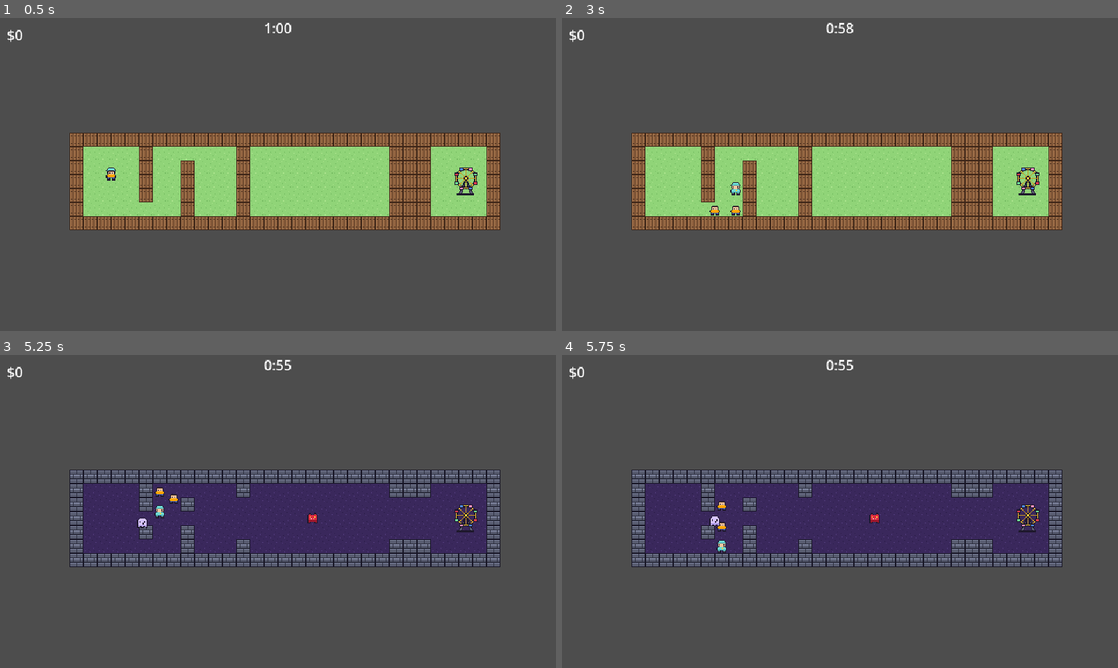
Above: before the commit, frames 1-4 (two rows, left to right).
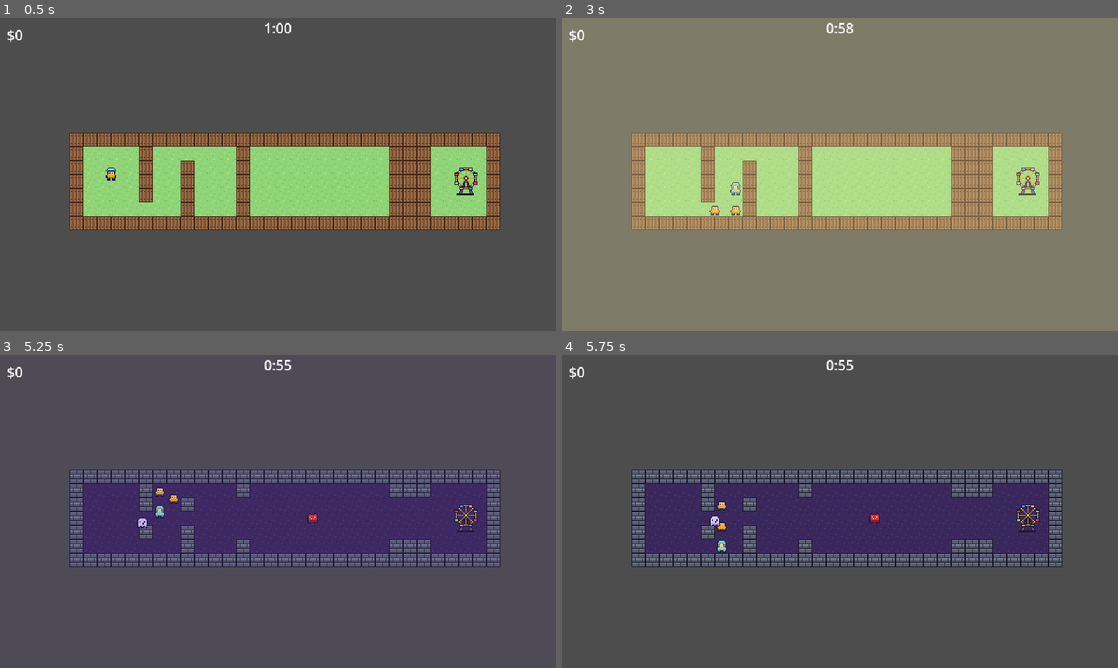
Above: after the commit, the same moments.

Repository: jonjud/night-shift-tour
Game: Godot game, scene res://scenes/main.tscn
Two runs of this game, one before a commit and one after it. Both use one fixed random seed, a clock stepped at 60 frames per second and the inputs below.
Inputs:
- Up to frame 1 (0.5 s): no input
- Up to frame 2 (3 s): tap Enter at 0.5 s; hold D (move_right) 0.53-1.28 s; hold Shift (shift_world) 0.53-1.28 s; tap R (restart) at 1.25, 2 s; hold S (move_down) 1.28-2.03 s; tap Shift (shift_world) at 1.35, 2.85 s; hold D (move_right) 2.03-2.78 s; hold Shift (shift_world) 2.03-2.78 s; hold W (move_up) from 2.78 s (still down)
- Up to frame 3 (5.25 s): tap R (restart) at 3.5, 4.25, 5 s; release W (move_up) at 3.53 s; hold Shift (shift_world) 3.53-4.28 s; hold A (move_left) 3.53-5.03 s; tap Shift (shift_world) at 4.35 s; hold S (move_down) from 5.03 s (still down); hold Shift (shift_world) from 5.03 s (still down)
- Up to frame 4 (5.75 s): keep holding S (move_down); keep holding Shift (shift_world)

Frame 1 is identical in both runs. In frame 2, 100% of the frame differs, in the area x 0-100%, y 0-100%; in frame 3, less than 0.1%; in frame 4, nothing differs.

Commit message:
Chunk 19a: world-shift screen pulse transition

Diff:
--- a/scenes/main.tscn
+++ b/scenes/main.tscn
@@ -63,6 +63,15 @@
 
 [node name="FlashLayer" type="CanvasLayer" parent="." unique_id=317446317]
 
+[node name="ShiftFlash" type="ColorRect" parent="FlashLayer" unique_id=62221932]
+modulate = Color(1, 1, 1, 0)
+anchors_preset = 15
+anchor_right = 1.0
+anchor_bottom = 1.0
+grow_horizontal = 2
+grow_vertical = 2
+mouse_filter = 2
+
 [node name="RedFlash" type="ColorRect" parent="FlashLayer" unique_id=1183970073]
 modulate = Color(1, 1, 1, 0)
 anchors_preset = 15
--- a/scripts/main.gd
+++ b/scripts/main.gd
@@ -8,6 +8,7 @@
 @onready var day_layer : TileMapLayer = $DayLayer
 @onready var night_layer : TileMapLayer = $NightLayer
 @onready var red_flash: ColorRect = $FlashLayer/RedFlash
+@onready var shift_flash: ColorRect = $FlashLayer/ShiftFlash
 @onready var money_label: Label = $HUD/MoneyLabel
 @onready var goal: Node2D = $FerrisWheel
 @onready var time_label: Label = $HUD/TimeLabel
@@ -55,6 +56,7 @@
 		is_night = not is_night
 		cooldown_left = SHIFT_COOLDOWN
 		_apply_world()
+		_shift_flash(is_night)
 		print("Shifted! is_night = ", is_night)
 
 func _apply_world() -> void:
@@ -85,6 +87,12 @@
 	red_flash.modulate.a = 1.0
 	create_tween().tween_property(red_flash, "modulate:a", 0.0, 0.3)
 
+# screen pulse on world shift: purple -> night, warm yellow -> day
+func _shift_flash(to_night: bool) -> void:
+	shift_flash.color = Color(0.35, 0.2, 0.6) if to_night else Color(1.0, 0.95, 0.7)
+	shift_flash.modulate.a = 0.6
+	create_tween().tween_property(shift_flash, "modulate:a", 0.0, 0.25)
+
 # tell ghost/demon which world this is
 func _update_ghosts(is_night_now: bool) -> void:
 	for gh in get_tree().get_nodes_in_group("ghosts"):
